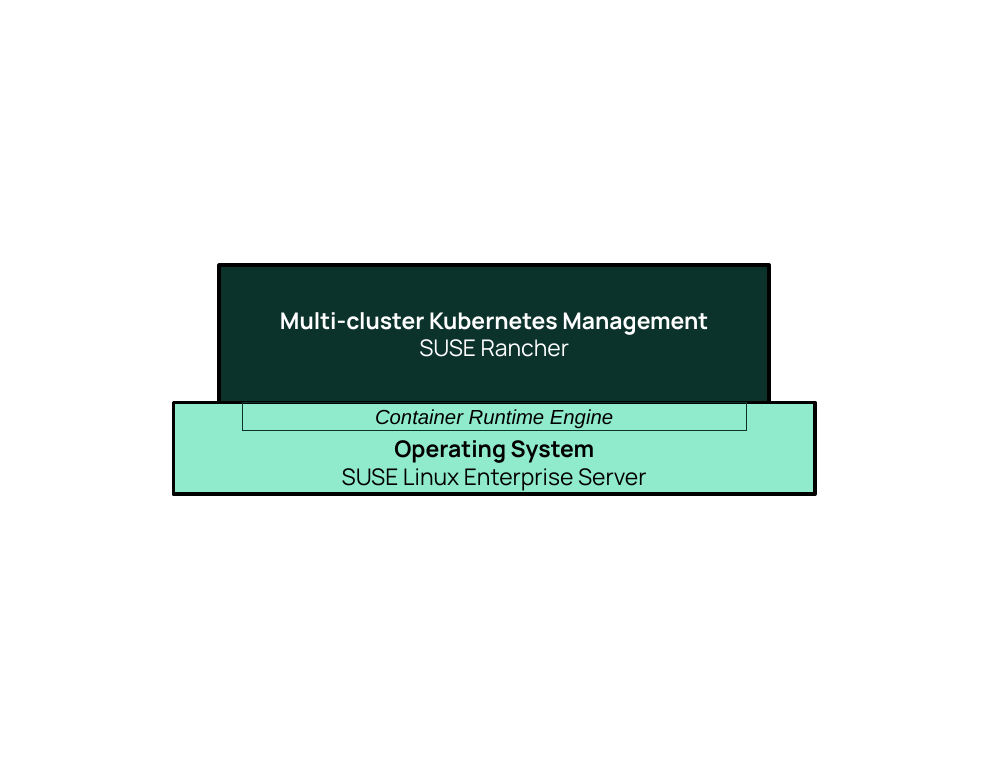
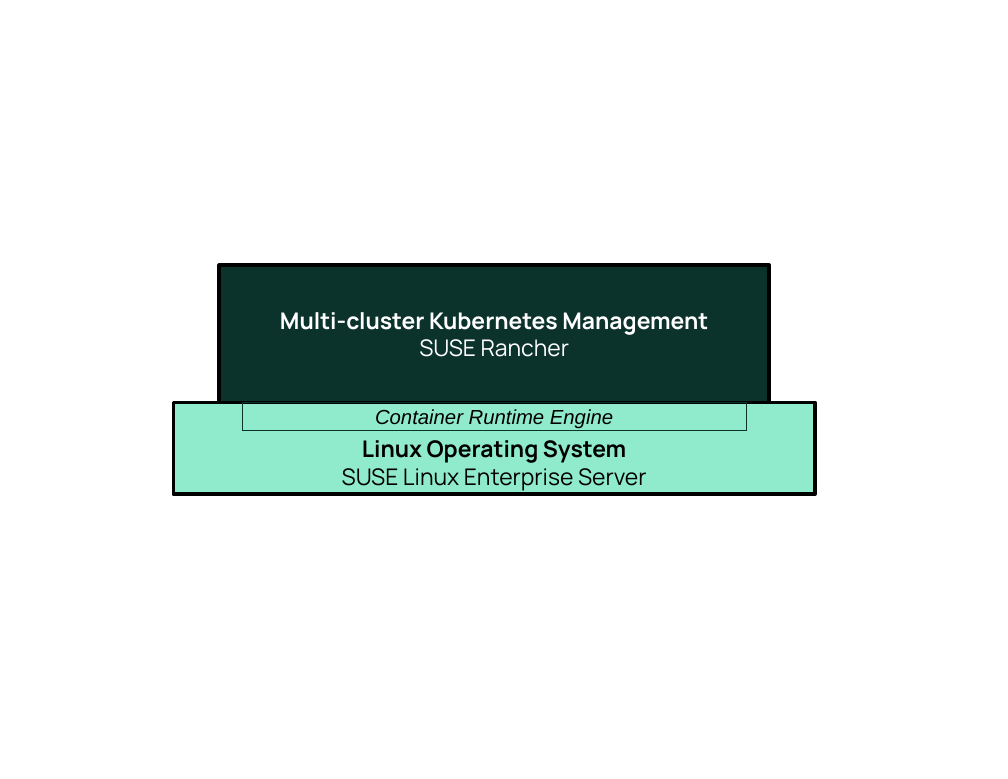
Before and after one commit to SUSE/technical-reference-documentation, a slide deck: slide 6 of kubernetes/reference/media/src/Figure-Source.odp (slide 47 before the commit). Drawn at 1008x779 pixels with LibreOffice and Linux fonts; fonts in the diff are those of the drawing. Boxes give left, top, right and bottom in pixels: in the first picture for what was removed or moved away, otherwise in the second. Text is boxed around its words. In the diff, an @@ line names an element or a change of style, - is before the commit and + after.

```diff
--- a/kubernetes/reference/media/src/Figure-Source.odp
+++ b/kubernetes/reference/media/src/Figure-Source.odp
@@ text in rectangle at [362, 440, 626, 463]: text changed @@
-Operating System
+Linux Operating System
```
Also in this commit, not shown: 2 other slides changed, 8 slides added, 38 other files.
